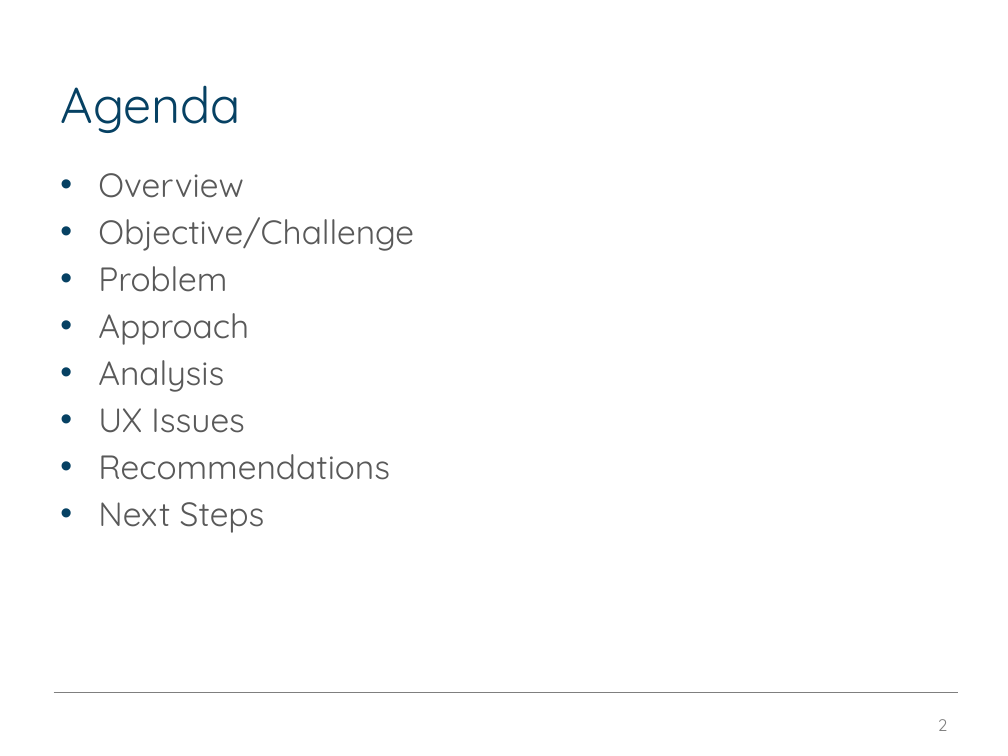
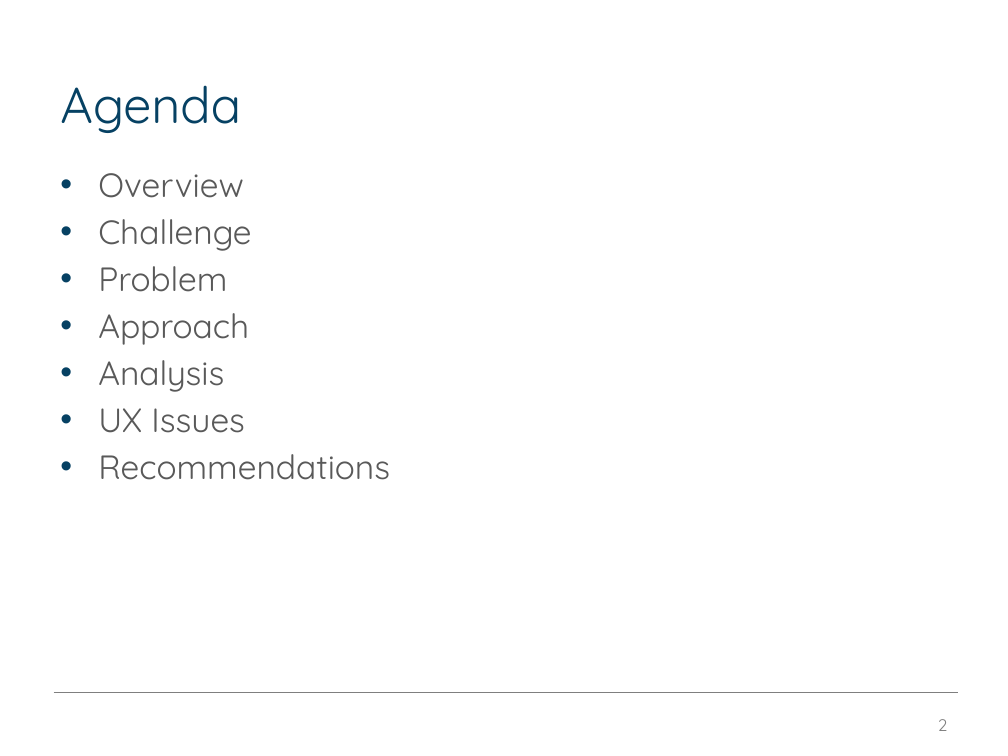
Before and after one commit to edimaudo/hackathon_coding_challenges, a slide deck: slide 2 of open_data_platform_hackathon/osdp_deck.pptx. Drawn at 1008x756 pixels with LibreOffice and Linux fonts; fonts in the diff are those of the drawing; background and template pictures are left out. Boxes give left, top, right and bottom in pixels: in the first picture for what was removed or moved away, otherwise in the second. Text is boxed around its words. In the diff, an @@ line names an element or a change of style, - is before the commit and + after.

```diff
--- a/open_data_platform_hackathon/osdp_deck.pptx
+++ b/open_data_platform_hackathon/osdp_deck.pptx
@@ text at bbox=[98, 219, 251, 251]: text changed @@
-• Objective/Challenge
+• Challenge
@@ text at bbox=[98, 502, 265, 533]: paragraph removed @@
-• Next Steps
```
Also in this commit, not shown: 4 other slides changed, 8 slides added, 2 slides removed.
